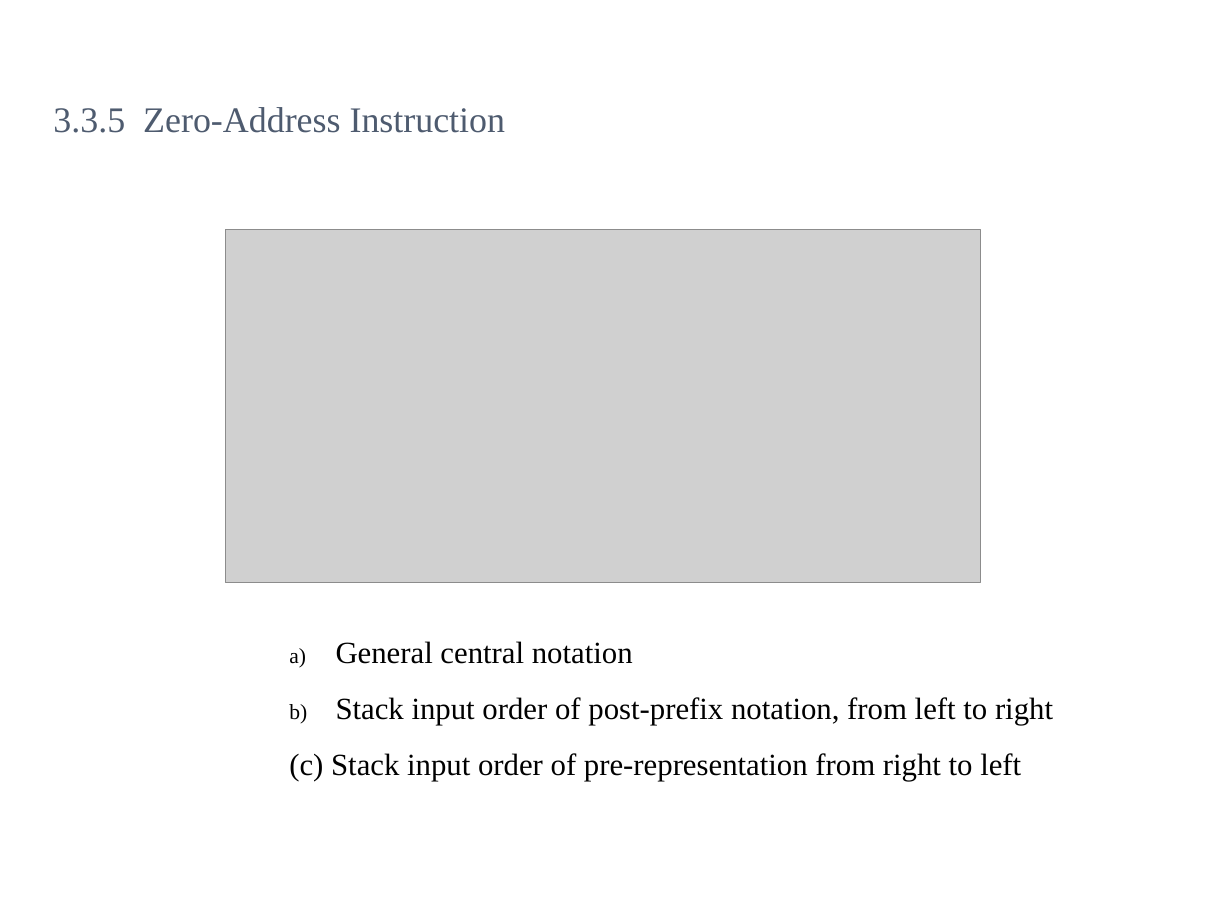
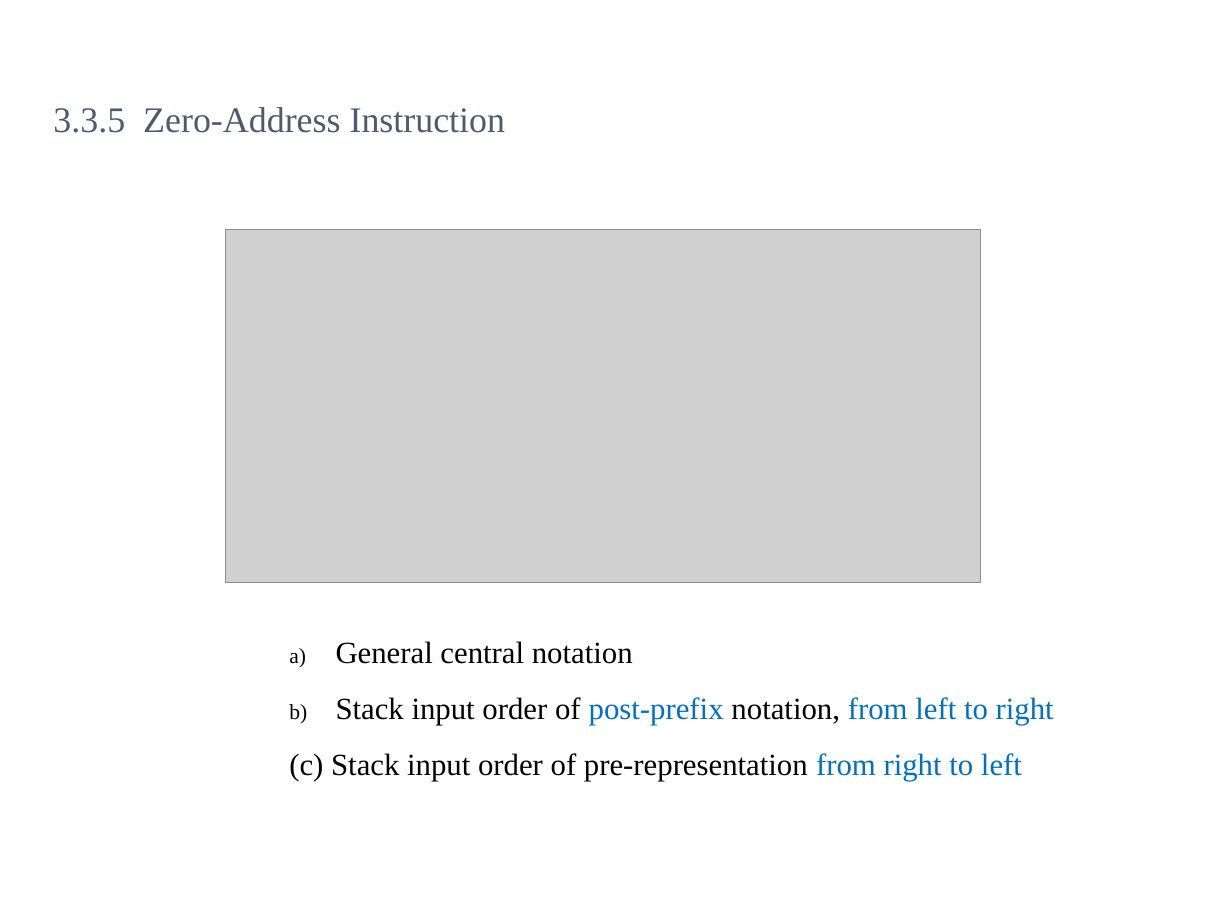
Before and after one commit to kevincdj3269-hash/CLASS-Comptuer-Architecture-, a slide deck: slide 54 of Course/ch03.ppt. Drawn at 1232x924 pixels with LibreOffice and Linux fonts; fonts in the diff are those of the drawing; grey boxes stand for pictures; background and template pictures are left out. Boxes give left, top, right and bottom in pixels: in the first picture for what was removed or moved away, otherwise in the second. Text is boxed around its words. In the diff, an @@ line names an element or a change of style, - is before the commit and + after.

```diff
--- a/Course/ch03.ppt
+++ b/Course/ch03.ppt
@@ text at (289, 697, 1054, 781): text colour #000000 to #0070C0 in "post-prefix from left to right", "from right to left" @@
```
Also in this commit, not shown: 41 other slides changed.
